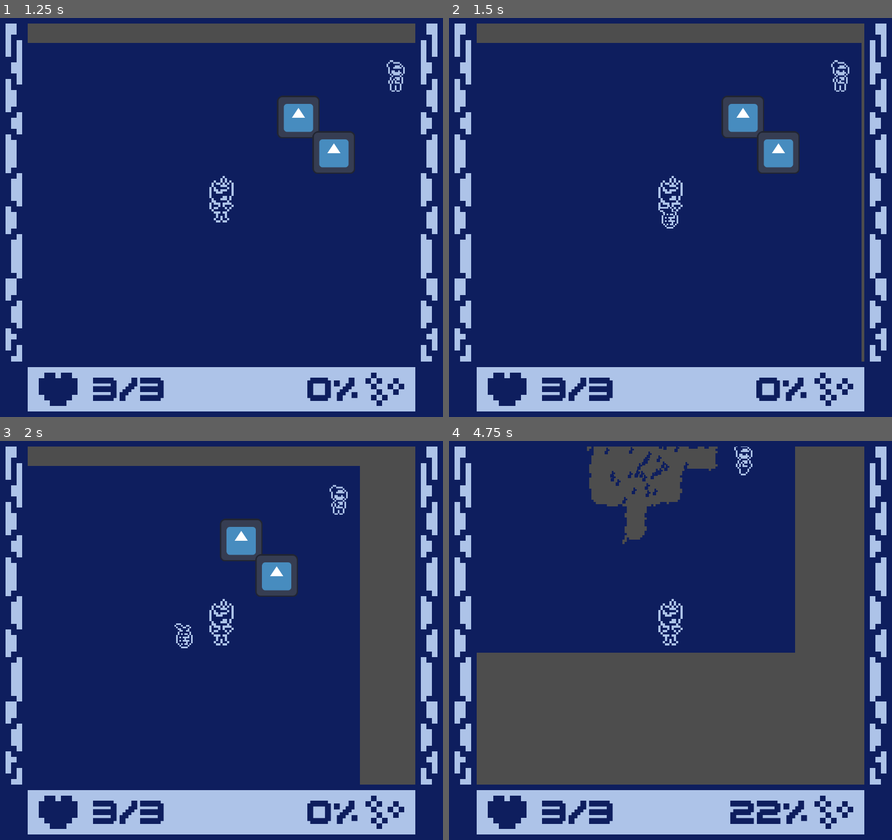
Above: before the commit, frames 1-4 (two rows, left to right).
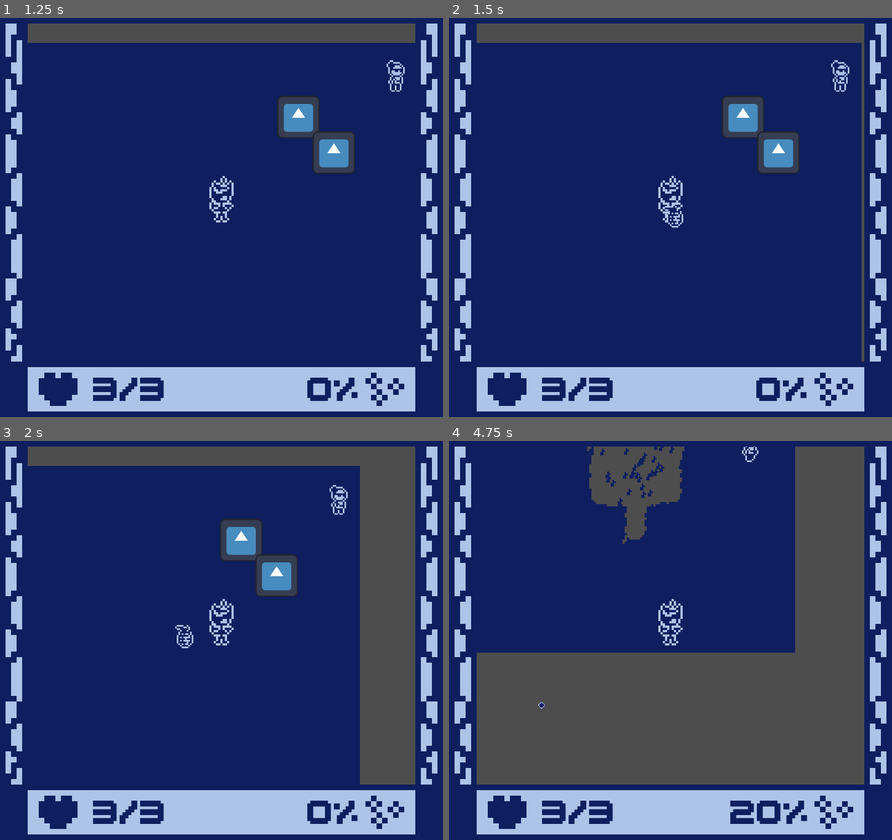
Above: after the commit, the same moments.

Repository: Shibe53/kabluem
Game: Godot game, scene res://UI/main_menu.tscn
The game is run twice, just before and just after one commit, with the same random seed, the same clock (stepped at 60 frames per second) and the same inputs. The engine's default icon, where the game draws it, is replaced by a stand-in: a white triangle on a blue panel in a dark square.
Inputs (mouse positions are in pixels of both pictures, inside the frame that each line leads up to):
- Up to frame 1 (1.25 s): click (203, 157) at 0.5 s
- Up to frame 2 (1.5 s): tap Enter at 1.25 s; move the mouse to (767, 197) at 1.27 s; hold Right (ui_right) from 1.28 s (still down); click (767, 197) at 1.35 s
- Up to frame 3 (2 s): keep holding Right (ui_right)
- Up to frame 4 (4.75 s): move the mouse to (581, 660) at 2.02 s; release Right (ui_right) at 2.03 s; hold Down (ui_down) 2.03-2.78 s; right-click (581, 660) at 2.1 s; click (581, 660) at 2.3 s; move the mouse to (714, 552) at 2.77 s; hold Right (ui_right) 2.78-3.53 s; click (714, 552) at 2.85 s; move the mouse to (648, 720) at 3.52 s; hold Up (ui_up) 3.53-4.28 s; click (648, 720) at 3.6 s; move the mouse to (803, 700) at 4.27 s; hold Left (ui_left) from 4.28 s (still down); right-click (803, 700) at 4.35 s; click (803, 700) at 4.55 s

Frame 1 is identical in both runs. In frame 2, 0.1% of the frame differs, in the area x 47-53%, y 46-53%; in frame 3, less than 0.1%; in frame 4, 1.1%, in the area x 20-75%, y 1-96%.

Commit message:
Charge meter and various updates

Diff:
--- a/Enemies/enemy.gd
+++ b/Enemies/enemy.gd
@@ -33,6 +33,7 @@
 func _ready():
 	state = IDLE
 	animations.frame = randi_range(0, 4)
+	mainRC.target_position.x = SHOOT_RANGE
 
 func _process(_delta: float) -> void:
 	playerDetectionZone.change_range(DETECTION_RANGE)
@@ -105,7 +106,7 @@
 func _on_hurtbox_area_entered(area):
 	last_hit_direction = area.owner.position.direction_to(position)
 	stats.health -= area.damage
-	velocity = last_hit_direction * 120
+	velocity = last_hit_direction * 20
 	#hurtbox.create_hit_effect()
 	hurtbox.start_invincibility(0.5)
 	start_blinking()
--- a/Enemies/enemy.tscn
+++ b/Enemies/enemy.tscn
@@ -102,6 +102,21 @@
 
 [sub_resource type="CircleShape2D" id="CircleShape2D_gk8ng"]
 radius = 300.0
+
+[sub_resource type="Animation" id="Animation_t8uwx"]
+length = 0.001
+tracks/0/type = "value"
+tracks/0/imported = false
+tracks/0/enabled = true
+tracks/0/path = NodePath("AnimatedSprite2D:material:shader_parameter/active")
+tracks/0/interp = 1
+tracks/0/loop_wrap = true
+tracks/0/keys = {
+"times": PackedFloat32Array(0),
+"transitions": PackedFloat32Array(1),
+"update": 1,
+"values": [false]
+}
 
 [sub_resource type="Animation" id="Animation_koi6q"]
 resource_name = "Start"
@@ -136,21 +151,6 @@
 "values": [false]
 }
 
-[sub_resource type="Animation" id="Animation_t8uwx"]
-length = 0.001
-tracks/0/type = "value"
-tracks/0/imported = false
-tracks/0/enabled = false
-tracks/0/path = NodePath("AnimatedSprite2D:material:shader_parameter/active")
-tracks/0/interp = 1
-tracks/0/loop_wrap = true
-tracks/0/keys = {
-"times": PackedFloat32Array(0),
-"transitions": PackedFloat32Array(1),
-"update": 1,
-"values": [false]
-}
-
 [sub_resource type="AnimationLibrary" id="AnimationLibrary_t8uwx"]
 _data = {
 &"RESET": SubResource("Animation_t8uwx"),
@@ -161,6 +161,7 @@
 [node name="Enemy" type="CharacterBody2D"]
 collision_layer = 16
 script = ExtResource("1_3ih25")
+SHOOT_RANGE = 400
 
 [node name="NavigationAgent2D" type="NavigationAgent2D" parent="."]
 avoidance_enabled = true
--- a/Grenade/grenade.tscn
+++ b/Grenade/grenade.tscn
@@ -115,7 +115,7 @@
 "times": PackedFloat32Array(0.05),
 "transitions": PackedFloat32Array(1),
 "update": 0,
-"values": [1.0]
+"values": [0.0]
 }
 
 [sub_resource type="Animation" id="Animation_3kepi"]
@@ -182,7 +182,7 @@
 
 [node name="Grenade" type="RigidBody2D"]
 collision_layer = 512
-collision_mask = 17
+collision_mask = 529
 mass = 0.1
 physics_material_override = SubResource("PhysicsMaterial_3kepi")
 gravity_scale = 0.0
--- a/Player/player.gd
+++ b/Player/player.gd
@@ -26,6 +26,7 @@
 #@onready var animationState = animationTree.get("parameters/playback")
 @onready var hurtbox = $Hurtbox
 @onready var throwCDTimer = $ThrowCooldownTimer
+@onready var chargeMeter = $AspectRatioContainer/ChargeMeter
 #@onready var blinkAnimationPlayer = $BlinkAnimationPlayer
 
 func _ready():
@@ -66,21 +67,25 @@
 		state = DODGE
 
 	if Input.is_action_just_pressed("throw") and not onThrowCooldown:
+		chargeMeter.visible = true
 		state = THROW
 
 func throw_state():
-	charge += 20
+	charge = clamp(charge + chargeMeter.step, chargeMeter.min_value, chargeMeter.max_value)
+	chargeMeter.value = charge
 	if Input.is_action_just_released("throw"):
+		var dir: Vector2 = (get_global_mouse_position() - global_position).normalized()
 		var grenade = grnd.instantiate()
-		grenade.global_position = global_position
+		grenade.global_position = global_position + dir * 10
 		get_tree().current_scene.add_child(grenade)
 
-		var dir: Vector2 = (get_global_mouse_position() - global_position).normalized()
 		grenade.apply_impulse(dir * charge)
 
 		charge = 0
+		chargeMeter.value = charge
 		onThrowCooldown = true
 		throwCDTimer.start(THROW_COOLDOWN)
+		chargeMeter.visible = false
 		state = MOVE
 #	animationState.travel("Attack")
 
--- a/Player/player.tscn
+++ b/Player/player.tscn
@@ -1,8 +1,10 @@
-[gd_scene load_steps=7 format=3 uid="uid://cwxgusqqwr28s"]
+[gd_scene load_steps=9 format=3 uid="uid://cwxgusqqwr28s"]
 
 [ext_resource type="Script" uid="uid://pbbpkc0mevn4" path="res://Player/player.gd" id="1_l8h54"]
 [ext_resource type="Texture2D" uid="uid://b01e6xj3g6m8e" path="res://Assets/Sprites/Player_WIP.png" id="2_btcbx"]
 [ext_resource type="PackedScene" uid="uid://dby72e1krudx5" path="res://Hitboxes/hurtbox.tscn" id="3_btcbx"]
+[ext_resource type="Texture2D" uid="uid://ysx1w4uk01v3" path="res://Assets/Sprites/progress_bar_empty.png" id="4_k53q1"]
+[ext_resource type="Texture2D" uid="uid://dcoowp11gi60f" path="res://Assets/Sprites/progress_bar_fill.png" id="5_fhl08"]
 
 [sub_resource type="CapsuleShape2D" id="CapsuleShape2D_4ntmi"]
 height = 26.0
@@ -44,6 +46,22 @@
 
 [node name="ThrowCooldownTimer" type="Timer" parent="."]
 
+[node name="AspectRatioContainer" type="AspectRatioContainer" parent="."]
+offset_left = -36.0
+offset_top = -96.0
+offset_right = 37.0
+offset_bottom = -75.0
+ratio = 4.0
+
+[node name="ChargeMeter" type="TextureProgressBar" parent="AspectRatioContainer"]
+visible = false
+layout_mode = 2
+max_value = 750.0
+step = 15.0
+nine_patch_stretch = true
+texture_under = ExtResource("4_k53q1")
+texture_progress = ExtResource("5_fhl08")
+
 [connection signal="area_entered" from="Hurtbox" to="." method="_on_hurtbox_area_entered"]
 [connection signal="invincibility_ended" from="Hurtbox" to="." method="_on_hurtbox_invincibility_ended"]
 [connection signal="invincibility_started" from="Hurtbox" to="." method="_on_hurtbox_invincibility_started"]
Binary file added: Assets/Aseprite/progress_bar.aseprite
Binary file added: Assets/Sprites/progress_bar_empty.png
Not shown, added: Assets/Sprites/progress_bar_empty.png.import
Binary file added: Assets/Sprites/progress_bar_fill.png
Not shown, added: Assets/Sprites/progress_bar_fill.png.import
